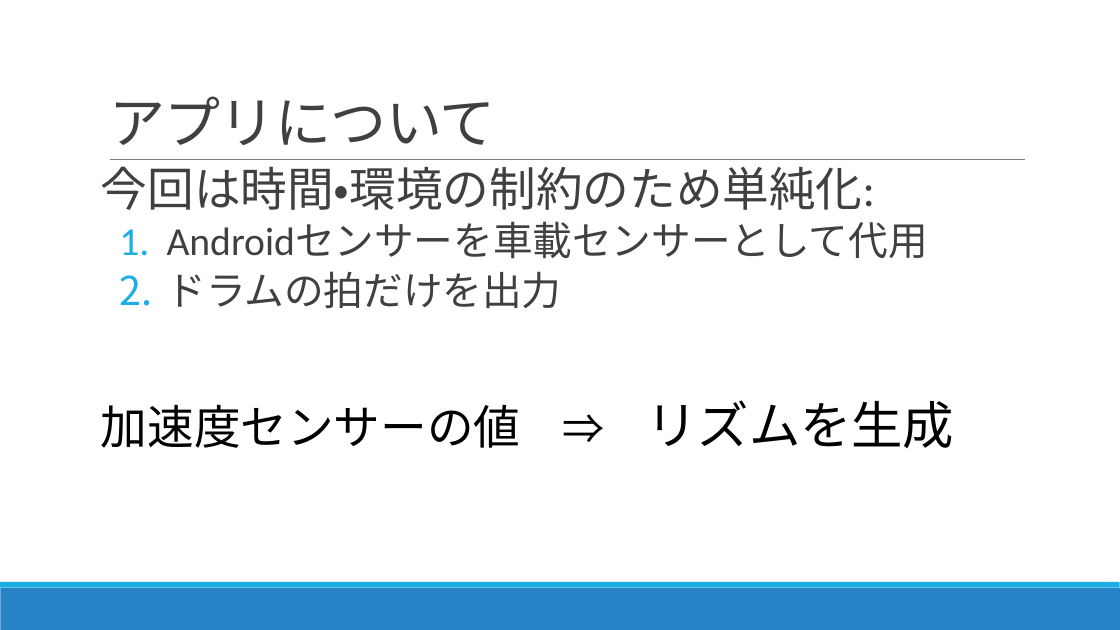
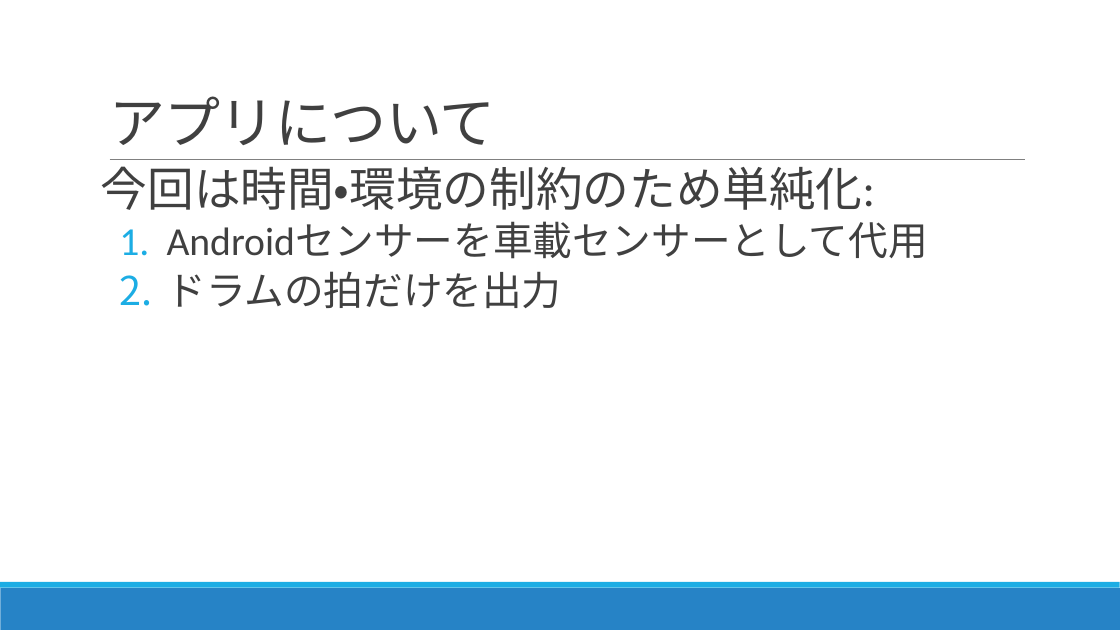
Before and after one commit to aquavit/comporive, a slide deck: slide 5 of コンポライブ.pptx. Drawn at 1120x630 pixels with LibreOffice and Linux fonts; fonts in the diff are those of the drawing. Boxes give left, top, right and bottom in pixels: in the first picture for what was removed or moved away, otherwise in the second. Text is boxed around its words. In the diff, an @@ line names an element or a change of style, - is before the commit and + after.

```diff
--- a/コンポライブ.pptx
+++ b/コンポライブ.pptx
@@ text at box(101, 400, 954, 448): paragraph removed @@
-加速度センサーの値 ⇒ リズムを生成
```
Also in this commit, not shown: 2 other slides changed, 1 slide removed.
